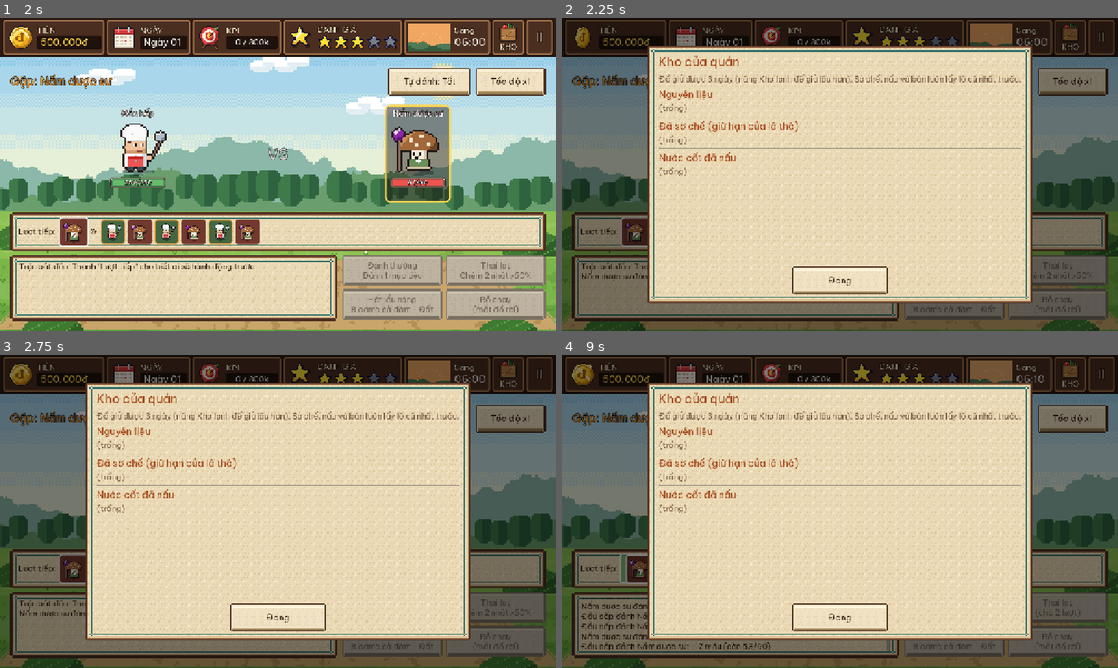
Above: before the commit, frames 1-4 (two rows, left to right).
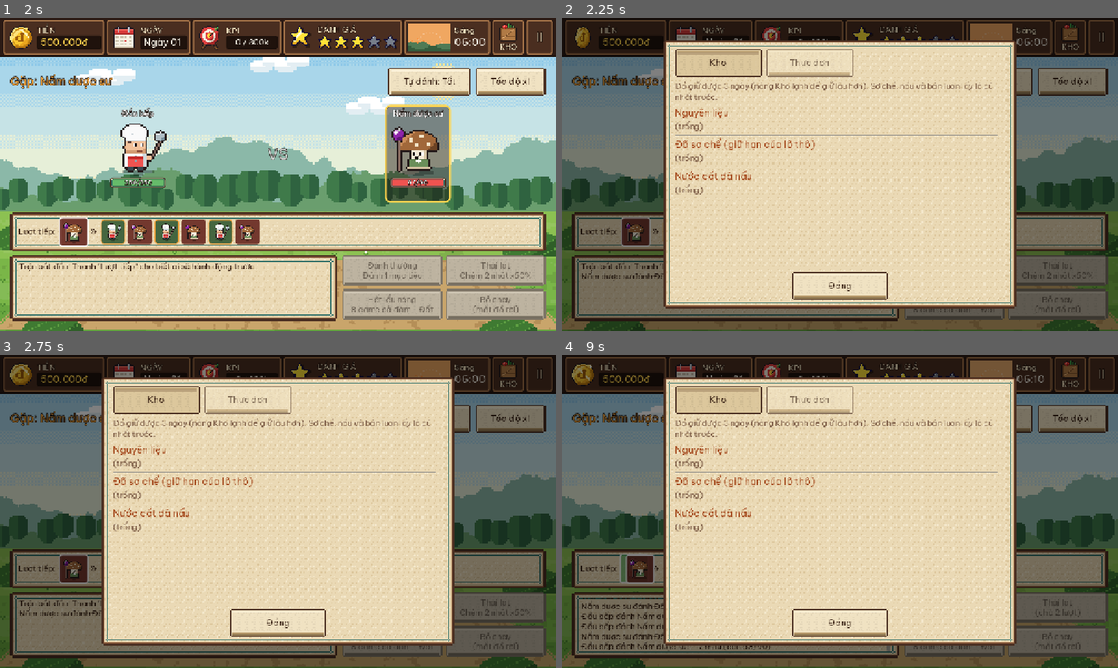
Above: after the commit, the same moments.

Repository: Znoywho/HotPot_SUNSUT
Game: Godot game, scene res://scenes/main_menu/main_menu.tscn
The game is run twice, just before and just after one commit, with the same random seed, the same clock (stepped at 60 frames per second) and the same inputs.
Inputs (mouse positions are in pixels of both pictures, inside the frame that each line leads up to):
- Up to frame 1 (2 s): click "Chơi mới" at 0.5 s; click (239, 180) at 1.27 s
- Up to frame 2 (2.25 s): click "!" at 2 s
- Up to frame 3 (2.75 s): no input
- Up to frame 4 (9 s): click "Đóng" at 2.75 s; click "II" at 3.5 s; click "Chơi tiếp" at 4.25 s; click "Tự đánh: Tắt" at 5 s; click "Tự đánh: Bật" at 5.75 s; click "Tốc độ x1" at 6.5 s; click "Tốc độ x2" at 7.25 s; click "Đánh thường Đánh 1 mục tiêu" at 8 s; click "!" at 8.75 s

Frame 1 is identical in both runs. In frame 2, 21% of the frame differs, in the area x 15-85%, y 7-93%; in frame 3, 21%; in frame 4, 21%.

Commit message:
Bảng Kho thêm thẻ Thực đơn (giá, công thức lẩu, giá đồ nhúng theo chất lượng); bấm ra ngoài để đóng

Diff:
--- /dev/null
+++ b/scenes/hunt/ui/menu_book.gd
@@ -0,0 +1,112 @@
+class_name MenuBook
+extends RefCounted
+## Nội dung thẻ "Thực đơn" trong bảng Kho: các loại lẩu (giá, công thức, ngày mở khoá, số nồi có sẵn)
+## và đồ nhúng (giá theo chất lượng sơ chế). Chỉ đọc dữ liệu, không đổi gì trong game.
+
+const POT_ICON := "res://assets/sprites/ui/broth_pot.png"
+const SELL_SCRIPT := "res://scenes/sell/sell_phase.gd" ## Giá gốc + danh sách đồ nhúng lấy từ màn bán (Tuấn).
+const FALLBACK_DIPPING_PRICE := 10_000
+
+
+## Danh sách thực đơn để đặt vào ScrollContainer.
+static func build() -> Control:
+	var list := VBoxContainer.new()
+	list.size_flags_horizontal = Control.SIZE_EXPAND_FILL
+	list.add_theme_constant_override("separation", 6)
+
+	list.add_child(HuntUI.label("Nước lẩu (giá mỗi nồi, 1 bàn gọi 1 nồi)", 22, HuntUI.RUST))
+	var broths: Array = Database.broths.duplicate()
+	broths.sort_custom(func(a: BrothData, b: BrothData) -> bool:
+		return a.unlock_day < b.unlock_day or (a.unlock_day == b.unlock_day and a.price < b.price))
+	var pot: Texture2D = load(POT_ICON) if ResourceLoader.exists(POT_ICON) else null
+	for broth in broths:
+		list.add_child(_broth_row(broth, pot))
+
+	list.add_child(HSeparator.new())
+	list.add_child(HuntUI.label("Đồ nhúng (giá mỗi đĩa, theo chất lượng sơ chế)", 22, HuntUI.RUST))
+	for id in _dipping_ids():
+		list.add_child(_dipping_row(id))
+	return list
+
+
+static func _broth_row(broth: BrothData, pot: Texture2D) -> Control:
+	var unlocked := broth.unlock_day <= GameState.day
+	var row := HBoxContainer.new()
+	row.add_theme_constant_override("separation", 10)
+	if pot != null:
+		var ic := HuntUI.texture_rect(pot, 48)
+		ic.size_flags_vertical = Control.SIZE_SHRINK_CENTER
+		row.add_child(ic)
+	var info := VBoxContainer.new()
+	info.size_flags_horizontal = Control.SIZE_EXPAND_FILL
+	info.add_theme_constant_override("separation", 2)
+	var title := HBoxContainer.new()
+	title.add_theme_constant_override("separation", 12)
+	var name := HuntUI.label(broth.display_name, HuntUI.FONT)
+	title.add_child(name)
+	title.add_child(HuntUI.label(GameState.format_money(broth.price), HuntUI.FONT, HuntUI.GOLDEN_INK))
+	info.add_child(title)
+	var recipe := HBoxContainer.new()
+	recipe.add_theme_constant_override("separation", 6)
+	recipe.add_child(HuntUI.label("Công thức:", HuntUI.FONT_SMALL, HuntUI.INK_SOFT))
+	recipe.add_child(HuntUI.items_row(broth.ingredients, 32))
+	info.add_child(recipe)
+	row.add_child(info)
+
+	var status: Label
+	if unlocked:
+		var pots := GameState.get_broth_count(broth.id)
+		status = HuntUI.label("Có sẵn: %d nồi" % pots, HuntUI.FONT_SMALL, HuntUI.GOOD if pots > 0 else HuntUI.INK_SOFT)
+	else:
+		status = HuntUI.label("Mở từ ngày %d" % broth.unlock_day, HuntUI.FONT_SMALL, HuntUI.WARN)
+		row.modulate = Color(1, 1, 1, 0.55) # Món chưa mở: mờ đi.
+	status.custom_minimum_size = Vector2(150, 0)
+	status.horizontal_alignment = HORIZONTAL_ALIGNMENT_RIGHT
+	status.size_flags_vertical = Control.SIZE_SHRINK_CENTER
+	row.add_child(status)
+	return row
+
+
+static func _dipping_row(id: String) -> Control:
+	var row := HBoxContainer.new()
+	row.add_theme_constant_override("separation", 10)
+	var ic := HuntUI.texture_rect(HuntUI.ingredient_texture(id), 40)
+	ic.size_flags_vertical = Control.SIZE_SHRINK_CENTER
+	row.add_child(ic)
+	var name := HuntUI.label(GameState.item_display_name(id), HuntUI.FONT_SMALL)
+	name.custom_minimum_size = Vector2(170, 0)
+	name.size_flags_vertical = Control.SIZE_SHRINK_CENTER
+	row.add_child(name)
+	var cfg: PrepConfig = Database.prep_config
+	var parts: Array[String] = []
+	parts.append("Thô %s" % _short(_dipping_price(cfg.dipping_price_mult(-1))))
+	for q in GameState.QUALITY_NAMES.size():
+		parts.append("%s %s" % [GameState.QUALITY_NAMES[q], _short(_dipping_price(cfg.dipping_price_mult(q)))])
+	var prices := HuntUI.label(" · ".join(parts), HuntUI.FONT_SMALL, HuntUI.INK)
+	prices.size_flags_horizontal = Control.SIZE_EXPAND_FILL
+	prices.size_flags_vertical = Control.SIZE_SHRINK_CENTER
+	prices.autowrap_mode = TextServer.AUTOWRAP_WORD_SMART
+	row.add_child(prices)
+	return row
+
+
+## Làm tròn giống lúc tính tiền ở màn bán.
+static func _dipping_price(mult: float) -> int:
+	return roundi(_base_dipping_price() * mult / 1000.0) * 1000
+
+
+static func _short(value: int) -> String:
+	return "%dk" % (value / 1000) if value % 1000 == 0 else GameState.format_money(value)
+
+
+static func _sell_constants() -> Dictionary:
+	var script: Script = load(SELL_SCRIPT) if ResourceLoader.exists(SELL_SCRIPT) else null
+	return script.get_script_constant_map() if script != null else {}
+
+
+static func _base_dipping_price() -> int:
+	return int(_sell_constants().get("DIPPING_PRICE", FALLBACK_DIPPING_PRICE))
+
+
+static func _dipping_ids() -> Array:
+	return _sell_constants().get("DIPPING_POOL", [])
--- a/scenes/hunt/ui/storage_popup.gd
+++ b/scenes/hunt/ui/storage_popup.gd
@@ -1,9 +1,16 @@
 class_name StoragePopup
 extends Control
 ## Bảng xem kho: nguyên liệu + nước cốt chia theo ngày nhập, mỗi lô có dấu "!" và số ngày còn dùng được.
+## Thẻ thứ hai "Thực đơn" (MenuBook): giá, công thức các loại lẩu và giá đồ nhúng.
 ## Dùng: add_child(StoragePopup.new()) – tự đóng khi bấm "Đóng".
 
 const POT_ICON := "res://assets/sprites/ui/broth_pot.png"
+const TAB_NAMES: Array[String] = ["Kho", "Thực đơn"]
+
+var start_tab := 0 ## Đặt 1 trước add_child để mở thẳng thẻ Thực đơn.
+var _scroll: ScrollContainer
+var _hint: Label
+var _tab_buttons: Array[Button] = []
 
 
 func _ready() -> void:
@@ -13,8 +20,13 @@
 	dim.color = Color(0, 0, 0, 0.5)
 	dim.set_anchors_and_offsets_preset(PRESET_FULL_RECT)
 	add_child(dim)
+	# Bấm ra khoảng tối ngoài bảng thì đóng (giống ESC / nút "Đóng").
+	dim.gui_input.connect(func(e: InputEvent) -> void:
+		if e is InputEventMouseButton and e.pressed and e.button_index == MOUSE_BUTTON_LEFT:
+			queue_free())
 	var center := CenterContainer.new()
 	center.set_anchors_and_offsets_preset(PRESET_FULL_RECT)
+	center.mouse_filter = MOUSE_FILTER_IGNORE # Để chạm ngoài bảng rơi xuống lớp tối phía dưới.
 	add_child(center)
 	var panel := PanelContainer.new()
 	panel.add_theme_stylebox_override("panel", HuntUI.paper_style("paper_panel", 8, Vector2(26, 20)))
@@ -22,16 +34,61 @@
 	var box := VBoxContainer.new()
 	box.add_theme_constant_override("separation", 10)
 	panel.add_child(box)
-	box.add_child(HuntUI.label("Kho của quán", 28, HuntUI.RUST))
-	box.add_child(HuntUI.label("Đồ giữ được %d ngày (nâng Kho lạnh để giữ lâu hơn). Sơ chế, nấu và bán luôn lấy lô cũ nhất trước." % GameState.shelf_days(), HuntUI.FONT_SMALL, HuntUI.INK_SOFT))
-	var scroll := ScrollContainer.new()
-	scroll.custom_minimum_size = Vector2(760, 400)
-	scroll.horizontal_scroll_mode = ScrollContainer.SCROLL_MODE_DISABLED
-	box.add_child(scroll)
+	var tabs := HBoxContainer.new()
+	tabs.add_theme_constant_override("separation", 10)
+	box.add_child(tabs)
+	_hint = HuntUI.label("", HuntUI.FONT_SMALL, HuntUI.INK_SOFT)
+	_hint.custom_minimum_size = Vector2(760, 0) # Cố định bề rộng để bảng không co giãn khi đổi thẻ.
+	_hint.autowrap_mode = TextServer.AUTOWRAP_WORD_SMART
+	box.add_child(_hint)
+	_scroll = ScrollContainer.new()
+	_scroll.custom_minimum_size = Vector2(760, 370)
+	_scroll.horizontal_scroll_mode = ScrollContainer.SCROLL_MODE_DISABLED
+	box.add_child(_scroll)
+	for i in TAB_NAMES.size():
+		var tab := HuntUI.button(TAB_NAMES[i], 200)
+		tab.toggle_mode = true
+		tab.pressed.connect(_show_tab.bind(i))
+		tabs.add_child(tab)
+		_tab_buttons.append(tab)
+
+	var close := HuntUI.button("Đóng", 220)
+	close.size_flags_horizontal = SIZE_SHRINK_CENTER
+	close.pressed.connect(queue_free)
+	box.add_child(close)
+	_show_tab(start_tab)
+	HuntUI.book_open(panel)
+
+
+## 0 = Kho, 1 = Thực đơn.
+func _show_tab(index: int) -> void:
+	for i in _tab_buttons.size():
+		_tab_buttons[i].set_pressed_no_signal(i == index)
+		_tab_buttons[i].modulate = Color.WHITE if i == index else Color(1, 1, 1, 0.6)
+	for child in _scroll.get_children():
+		_scroll.remove_child(child)
+		child.queue_free()
+	if index == 1:
+		_hint.text = "Món đang bán hôm nay (Ngày %d). Nồi có sẵn = nước cốt đã nấu trong kho." % GameState.day
+		_scroll.add_child(_with_scrollbar_gap(MenuBook.build()))
+	else:
+		_hint.text = "Đồ giữ được %d ngày (nâng Kho lạnh để giữ lâu hơn). Sơ chế, nấu và bán luôn lấy lô cũ nhất trước." % GameState.shelf_days()
+		_scroll.add_child(_with_scrollbar_gap(_storage_list()))
+
+
+## Chừa khe bên phải để thanh cuộn không đè lên chữ.
+func _with_scrollbar_gap(content: Control) -> Control:
+	var m := MarginContainer.new()
+	m.size_flags_horizontal = SIZE_EXPAND_FILL
+	m.add_theme_constant_override("margin_right", 18)
+	m.add_child(content)
+	return m
+
+
+func _storage_list() -> Control:
 	var list := VBoxContainer.new()
 	list.size_flags_horizontal = SIZE_EXPAND_FILL
 	list.add_theme_constant_override("separation", 6)
-	scroll.add_child(list)
 
 	list.add_child(HuntUI.label("Nguyên liệu", 22, HuntUI.RUST))
 	var item_ids := GameState.item_batches.keys()
@@ -57,12 +114,7 @@
 	for id in broth_ids:
 		var broth := Database.get_broth(id)
 		list.add_child(_row(pot, broth.display_name if broth else id, GameState.broth_batch_list(id), true))
-
-	var close := HuntUI.button("Đóng", 220)
-	close.size_flags_horizontal = SIZE_SHRINK_CENTER
-	close.pressed.connect(queue_free)
-	box.add_child(close)
-	HuntUI.book_open(panel)
+	return list
 
 
 func _row(icon: Texture2D, name: String, batches: Array, is_broth := false, is_prepped := false) -> Control:
Not shown, added: scenes/hunt/ui/menu_book.gd.uid
